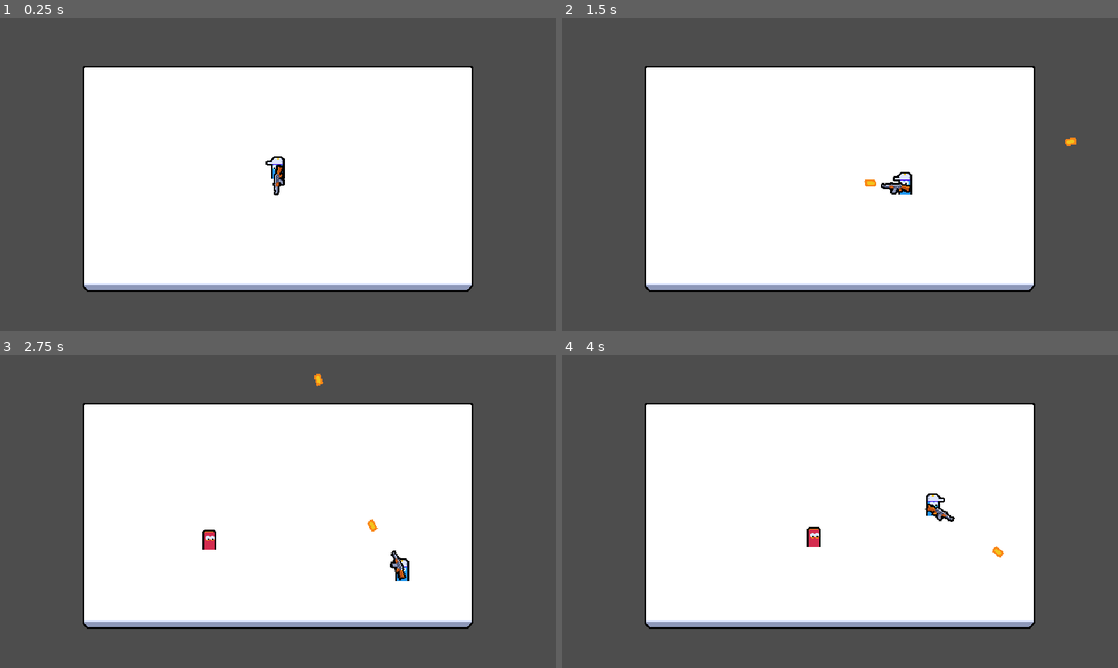
Above: before the commit, frames 1-4 (two rows, left to right).
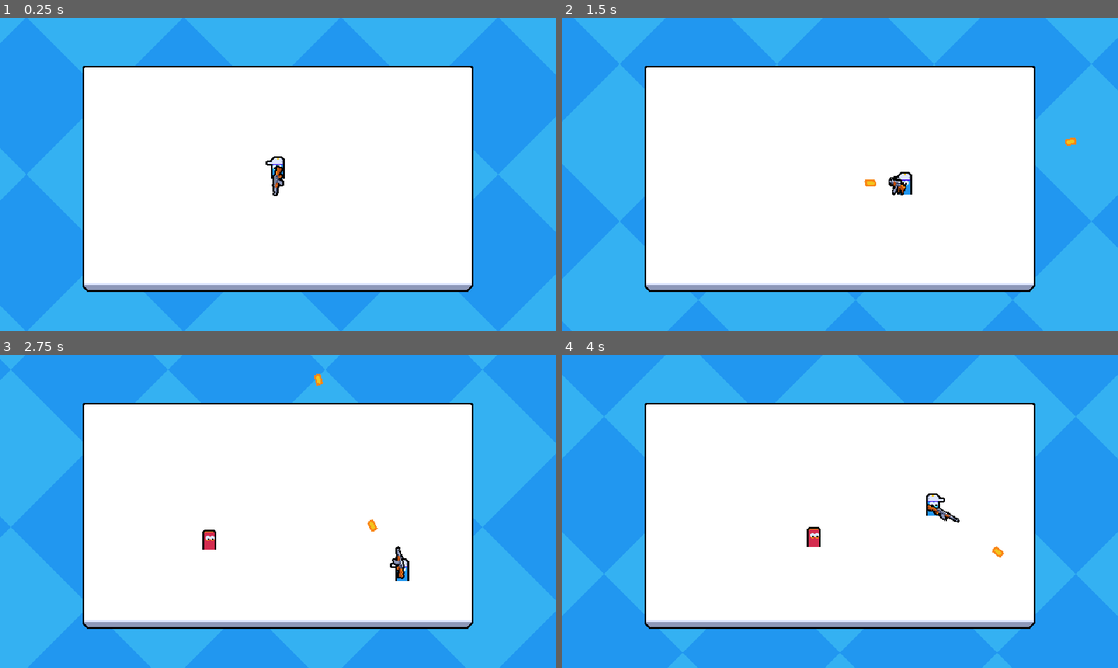
Above: after the commit, the same moments.

Repository: smarshallprice/hazmat-heroes
Game: Godot game, scene res://main.tscn
The game is run twice, just before and just after one commit, with the same random seed, the same clock (stepped at 60 frames per second) and the same inputs. This scene is started directly instead of the project's main scene.
Inputs (mouse positions are in pixels of both pictures, inside the frame that each line leads up to):
- Up to frame 1 (0.25 s): no input
- Up to frame 2 (1.5 s): move the mouse to (962, 158) at 0.52 s; press the mouse at (962, 158) at 0.53 s; hold D (move_right) 0.53-1.28 s; move the mouse to (728, 190) at 1.27 s; release the mouse at (728, 190) at 1.28 s; hold S (move_down) from 1.28 s (still down); click (728, 190) at 1.35 s
- Up to frame 3 (2.75 s): move the mouse to (333, 442) at 2.02 s; release S (move_down) at 2.03 s; press the mouse at (333, 442) at 2.03 s; hold D (move_right) from 2.03 s (still down)
- Up to frame 4 (4 s): move the mouse to (812, 574) at 2.77 s; release D (move_right) at 2.78 s; release the mouse at (812, 574) at 2.78 s; hold W (move_up) 2.78-3.53 s; click (812, 574) at 2.85 s; move the mouse to (1006, 558) at 3.52 s; press the mouse at (1006, 558) at 3.53 s; hold A (move_left) from 3.53 s (still down)

The runs differ from the first frame. In frame 1, 49% of the frame differs, in the area x 0-100%, y 0-100%; in frame 2, 49%; in frame 3, 49%; in frame 4, 49%.

Commit message:
background and animation of gun

Diff:
--- /dev/null
+++ b/autoload/background.tscn
@@ -0,0 +1,16 @@
+[gd_scene format=3 uid="uid://bh286185urasm"]
+
+[ext_resource type="Shader" uid="uid://b1heqtr548f6x" path="res://resources/shader/background.gdshader" id="1_lsgk8"]
+[ext_resource type="Texture2D" uid="uid://dl2t5hdrx8bk5" path="res://assets/background.png" id="2_sdl01"]
+
+[sub_resource type="ShaderMaterial" id="ShaderMaterial_12j5o"]
+shader = ExtResource("1_lsgk8")
+
+[node name="Background" type="Sprite2D" unique_id=42905571]
+texture_repeat = 2
+material = SubResource("ShaderMaterial_12j5o")
+position = Vector2(347, 187)
+rotation = -0.7853982
+texture = ExtResource("2_sdl01")
+region_enabled = true
+region_rect = Rect2(0, 0, 1200, 1200)
--- a/entities/player/player.gd
+++ b/entities/player/player.gd
@@ -7,6 +7,7 @@
 @onready var fire_rate_timer:Timer = $FireRateTimer
 @onready var health_component:HealthComponent = $HealthComponent
 @onready var Visuals:Node2D = $Visuals
+@onready var animation_player:AnimationPlayer = $AnimationPlayer
 
 var bullet_scene:PackedScene = preload("uid://bpomv1fpftth5")
 
@@ -30,7 +31,7 @@
 		velocity = player_input_syncronizer_component.movement_vector * 100
 		move_and_slide()
 		if player_input_syncronizer_component.is_attack_pressed:
-			try_create_bullet()
+			try_fire()
 
 func update_aim_position():
 	var aim_vector = player_input_syncronizer_component.aim_vector
@@ -40,7 +41,7 @@
 	Visuals.scale = Vector2.ONE if aim_vector.x >= 0 else Vector2(-1,1)
 	weapon_root.look_at(aim_position)
 
-func  try_create_bullet():
+func  try_fire():
 	if !fire_rate_timer.is_stopped():
 		return
 
@@ -51,7 +52,17 @@
 	get_parent().add_child(bullet,true)
 	fire_rate_timer.start()
 
-	#get_tree().current_scene.add_child(bullet)
+	#try_fire is on the server, so we need to tell the clients to play the fire effects
+	play_fire_effects.rpc()
+
+
+@rpc("authority", "call_local", "unreliable")
+func play_fire_effects():
+	#animations dont reset when we trigger animation again
+	#so we want to stop it if it is already playing
+	if animation_player.is_playing():
+		animation_player.stop()
+	animation_player.play("fire")
 
 func _on_died() -> void:
 	print("player died")
--- a/entities/player/player.tscn
+++ b/entities/player/player.tscn
@@ -7,20 +7,85 @@
 [ext_resource type="Texture2D" uid="uid://64wwmy05l1fo" path="res://entities/player/rifle.png" id="4_fkugw"]
 [ext_resource type="PackedScene" uid="uid://vqb40qkcscxq" path="res://component/hurtbox_component.tscn" id="6_qiwj3"]
 
+[sub_resource type="Animation" id="Animation_8fjmc"]
+length = 0.001
+tracks/0/type = "value"
+tracks/0/imported = false
+tracks/0/enabled = true
+tracks/0/path = NodePath("Visuals/WeaponRoot/WeaponAnimationRoot:scale")
+tracks/0/interp = 1
+tracks/0/loop_wrap = true
+tracks/0/keys = {
+"times": PackedFloat32Array(0),
+"transitions": PackedFloat32Array(1),
+"update": 0,
+"values": [Vector2(1, 1)]
+}
+tracks/1/type = "value"
+tracks/1/imported = false
+tracks/1/enabled = true
+tracks/1/path = NodePath("Visuals/WeaponRoot/WeaponAnimationRoot:rotation")
+tracks/1/interp = 1
+tracks/1/loop_wrap = true
+tracks/1/keys = {
+"times": PackedFloat32Array(0),
+"transitions": PackedFloat32Array(1),
+"update": 0,
+"values": [0.0]
+}
+
+[sub_resource type="Animation" id="Animation_qiwj3"]
+resource_name = "fire"
+length = 0.15
+step = 0.05
+tracks/0/type = "value"
+tracks/0/imported = false
+tracks/0/enabled = true
+tracks/0/path = NodePath("Visuals/WeaponRoot/WeaponAnimationRoot:scale")
+tracks/0/interp = 2
+tracks/0/loop_wrap = true
+tracks/0/keys = {
+"times": PackedFloat32Array(0, 0.05, 0.1, 0.15),
+"transitions": PackedFloat32Array(1, 1, 1, 1),
+"update": 0,
+"values": [Vector2(1, 1), Vector2(0.6, 1.5), Vector2(1.25, 0.75), Vector2(1, 1)]
+}
+tracks/1/type = "value"
+tracks/1/imported = false
+tracks/1/enabled = true
+tracks/1/path = NodePath("Visuals/WeaponRoot/WeaponAnimationRoot:rotation")
+tracks/1/interp = 2
+tracks/1/loop_wrap = true
+tracks/1/keys = {
+"times": PackedFloat32Array(0, 0.05, 0.15),
+"transitions": PackedFloat32Array(1, 1, 1),
+"update": 0,
+"values": [0.0, -0.2617993877991494, 0.0]
+}
+
+[sub_resource type="AnimationLibrary" id="AnimationLibrary_26q78"]
+_data = {
+&"RESET": SubResource("Animation_8fjmc"),
+&"fire": SubResource("Animation_qiwj3")
+}
+
 [sub_resource type="SceneReplicationConfig" id="SceneReplicationConfig_abrql"]
 properties/0/path = NodePath(".:global_position")
 properties/0/spawn = true
 properties/0/replication_mode = 1
 
+[sub_resource type="CircleShape2D" id="CircleShape2D_12j5o"]
+
 [sub_resource type="CircleShape2D" id="CircleShape2D_61ot5"]
 radius = 5.0
-
-[sub_resource type="CircleShape2D" id="CircleShape2D_12j5o"]
 
 [node name="Player" type="CharacterBody2D" unique_id=126363585 groups=["player"]]
 collision_layer = 0
 motion_mode = 1
 script = ExtResource("1_symyc")
+
+[node name="AnimationPlayer" type="AnimationPlayer" parent="." unique_id=1609873940]
+libraries/ = SubResource("AnimationLibrary_26q78")
 
 [node name="PlayerInputSynchronizerComponent" parent="." unique_id=348382715 node_paths=PackedStringArray("aim_root") instance=ExtResource("2_abrql")]
 aim_root = NodePath("../Visuals/WeaponRoot")
@@ -31,13 +96,9 @@
 [node name="HealthComponent" parent="." unique_id=739731049 instance=ExtResource("3_8fjmc")]
 max_health = 5
 
-[node name="HurtboxComponent" parent="." unique_id=1306784966 node_paths=PackedStringArray("health_component") instance=ExtResource("6_qiwj3")]
-position = Vector2(0, -10)
-collision_mask = 4
-health_component = NodePath("../HealthComponent")
-
-[node name="CollisionShape2D" type="CollisionShape2D" parent="HurtboxComponent" unique_id=410368452]
-shape = SubResource("CircleShape2D_61ot5")
+[node name="FireRateTimer" type="Timer" parent="." unique_id=340422313]
+wait_time = 0.25
+one_shot = true
 
 [node name="Visuals" type="Node2D" parent="." unique_id=2115550034]
 
@@ -49,17 +110,22 @@
 [node name="WeaponRoot" type="Node2D" parent="Visuals" unique_id=542181546]
 position = Vector2(0, -9)
 
-[node name="Sprite2D" type="Sprite2D" parent="Visuals/WeaponRoot" unique_id=1279291452]
+[node name="WeaponAnimationRoot" type="Node2D" parent="Visuals/WeaponRoot" unique_id=1597552225]
+position = Vector2(6, 0)
+
+[node name="Sprite2D" type="Sprite2D" parent="Visuals/WeaponRoot/WeaponAnimationRoot" unique_id=1279291452]
 position = Vector2(6, 0)
 texture = ExtResource("4_fkugw")
-centered = false
-offset = Vector2(-13, -6)
-
-[node name="FireRateTimer" type="Timer" parent="." unique_id=340422313]
-wait_time = 0.25
-one_shot = true
 
 [node name="CollisionShape2D" type="CollisionShape2D" parent="." unique_id=730989961]
 visible = false
 position = Vector2(0, -10)
 shape = SubResource("CircleShape2D_12j5o")
+
+[node name="HurtboxComponent" parent="." unique_id=1306784966 node_paths=PackedStringArray("health_component") instance=ExtResource("6_qiwj3")]
+position = Vector2(0, -10)
+collision_mask = 4
+health_component = NodePath("../HealthComponent")
+
+[node name="CollisionShape2D" type="CollisionShape2D" parent="HurtboxComponent" unique_id=410368452]
+shape = SubResource("CircleShape2D_61ot5")
--- a/project.godot
+++ b/project.godot
@@ -18,6 +18,7 @@
 [autoload]
 
 GameEvents="*uid://blnowqttr6ac5"
+Background="*uid://bh286185urasm"
 
 [display]
 
--- /dev/null
+++ b/resources/shader/background.gdshader
@@ -0,0 +1,11 @@
+shader_type canvas_item;
+
+
+
+void fragment() {
+	// Called for every pixel the material is visible on.
+
+	// for every second of time, move UV. Since they wrap, it scrolls
+	vec4 color = texture(TEXTURE, UV + vec2(0.04 * TIME, 0.2 * TIME));
+	COLOR = color;
+}
Not shown, added: resources/shader/background.gdshader.uid
